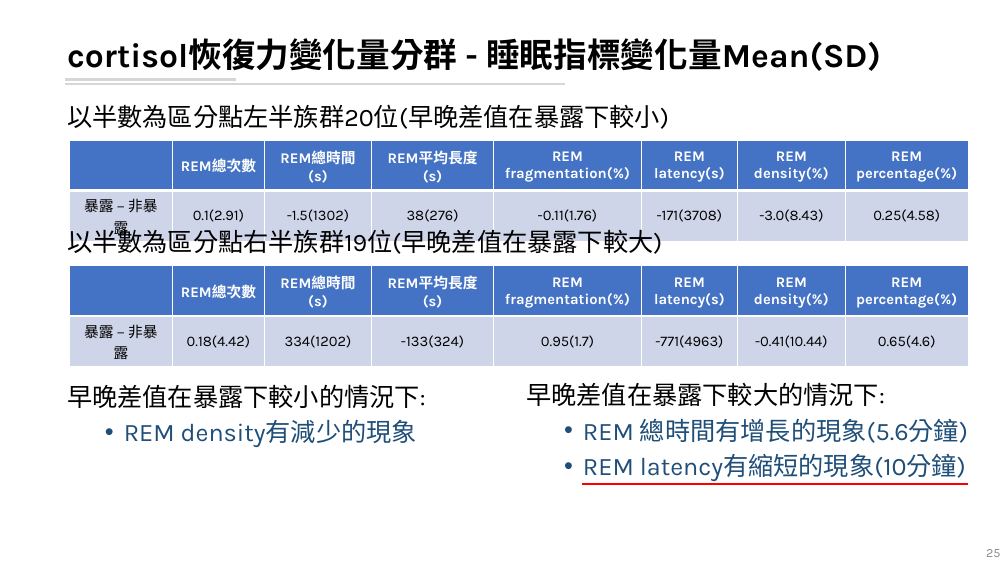
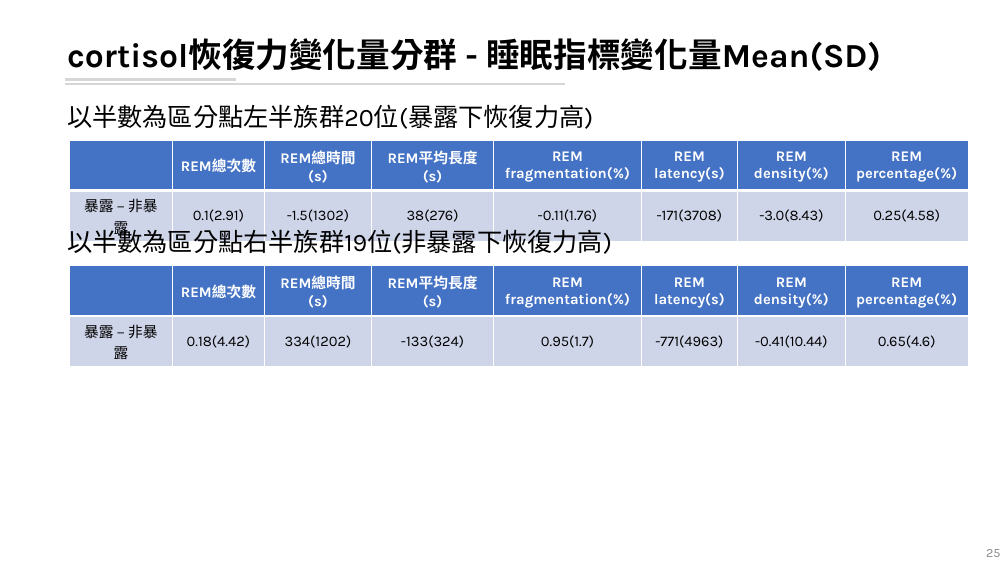
Before and after one commit to leooel97895750/REM_DataMining, a slide deck: slide 25 of 20210804_REM分析.pptx. Drawn at 1008x567 pixels with LibreOffice and Linux fonts; fonts in the diff are those of the drawing. Boxes give left, top, right and bottom in pixels: in the first picture for what was removed or moved away, otherwise in the second. Text is boxed around its words. In the diff, an @@ line names an element or a change of style, - is before the commit and + after.

```diff
--- a/20210804_REM分析.pptx
+++ b/20210804_REM分析.pptx
@@ text at (x1=67, y1=104, x2=593, y2=129): text changed @@
-以半數為區分點左半族群20位(早晚差值在暴露下較小)
+以半數為區分點左半族群20位(暴露下恢復力高)
@@ text at (x1=67, y1=225, x2=612, y2=258): text changed @@
-以半數為區分點右半族群19位(早晚差值在暴露下較大)
+以半數為區分點右半族群19位(非暴露下恢復力高)
@@ text removed at (x1=67, y1=384, x2=426, y2=447) @@
-早晚差值在暴露下較小的情況下:
-  • REM density有減少的現象
@@ text removed at (x1=526, y1=382, x2=968, y2=481) @@
-早晚差值在暴露下較大的情況下:
-  • REM 總時間有增長的現象(5.6分鐘)
-  • REM latency有縮短的現象(10分鐘)
@@ line removed from (582, 485) to (969, 485) @@
```
Also in this commit, not shown: 9 other slides changed, 13 other files.
